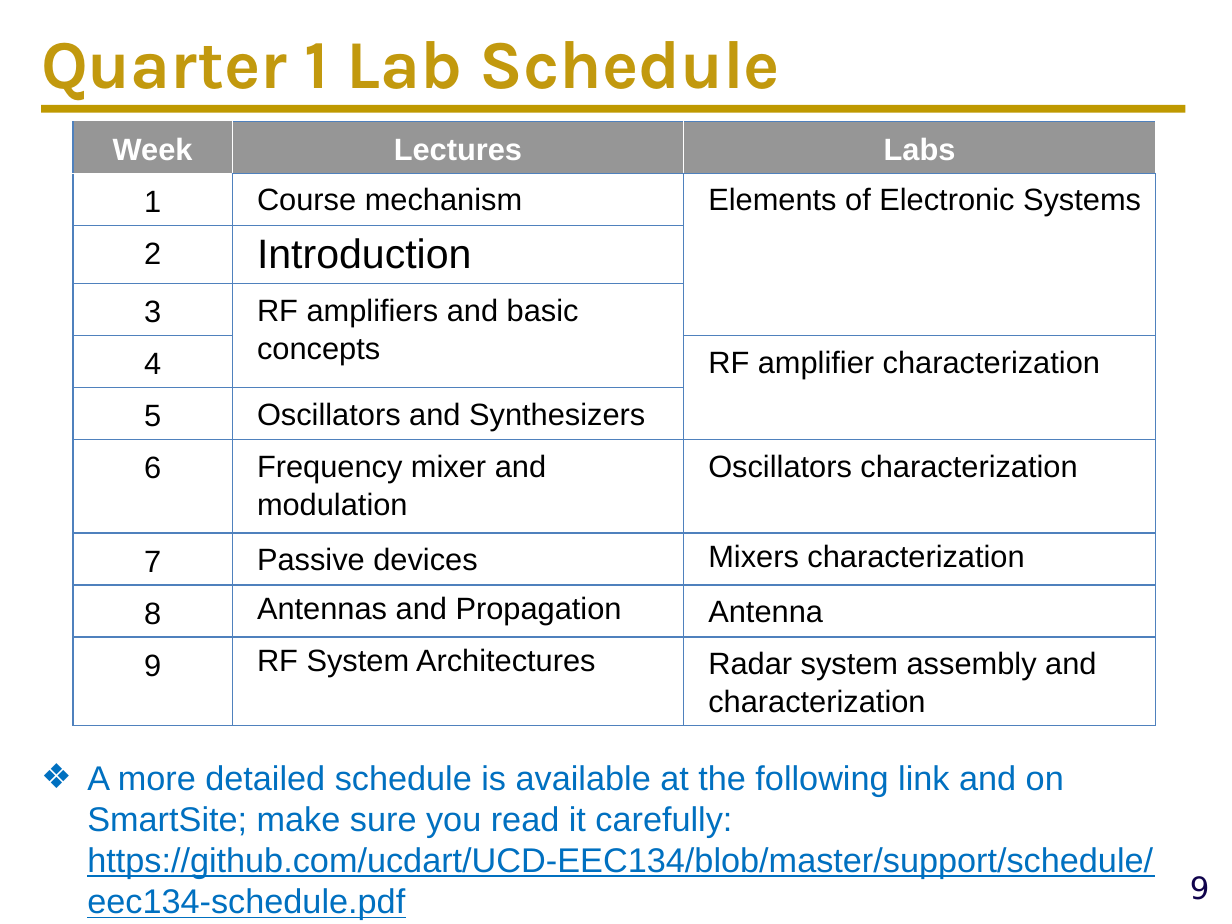
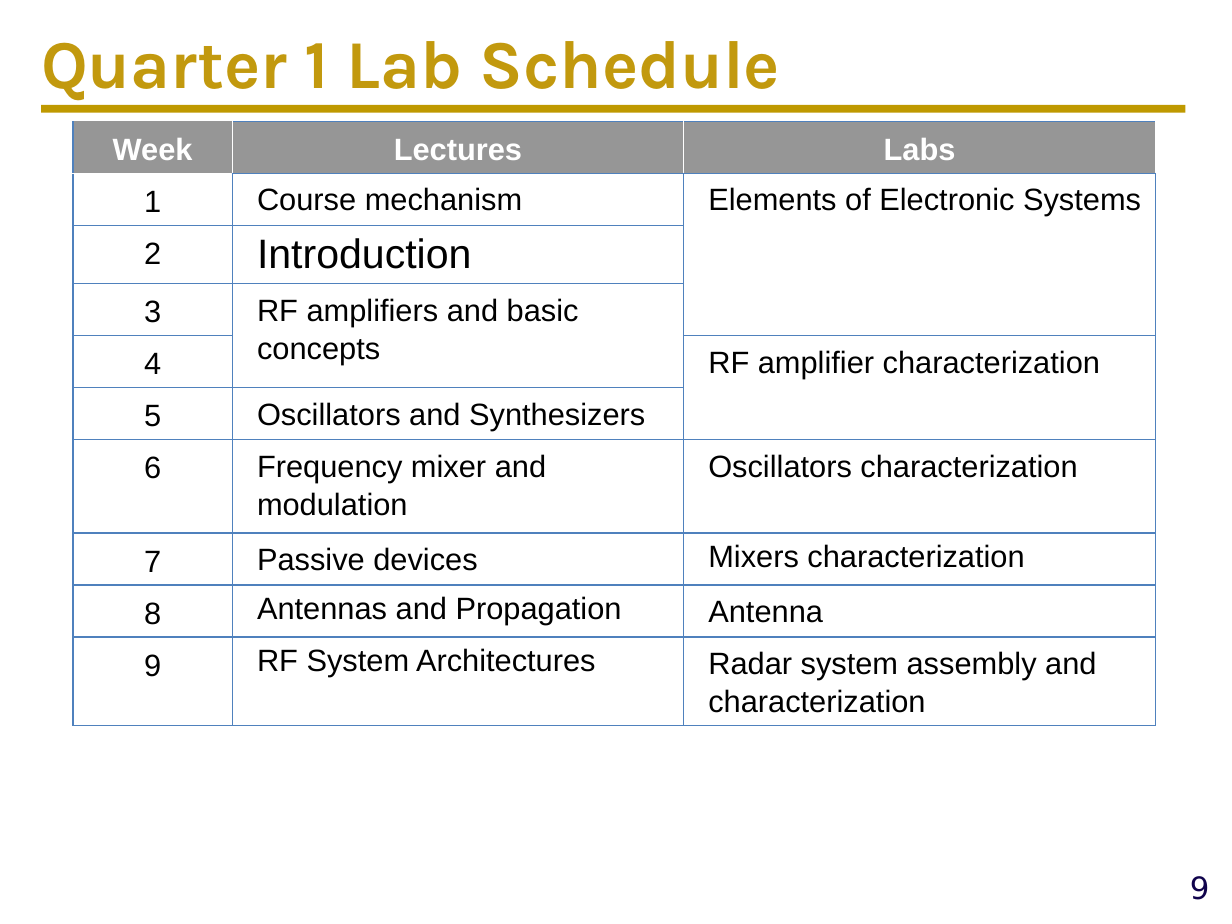
Before and after one commit to ucdart/UCD-EEC134, a slide deck: slide 9 of lectures/lec0/Lec0-CourseMechanisms.pptx. Drawn at 1232x924 pixels with LibreOffice and Linux fonts; fonts in the diff are those of the drawing; background and template pictures are left out. Boxes give left, top, right and bottom in pixels: in the first picture for what was removed or moved away, otherwise in the second. Text is boxed around its words. In the diff, an @@ line names an element or a change of style, - is before the commit and + after.

```diff
--- a/lectures/lec0/Lec0-CourseMechanisms.pptx
+++ b/lectures/lec0/Lec0-CourseMechanisms.pptx
@@ text removed at box(87, 765, 1153, 920) @@
-❖ A more detailed schedule is available at the following link and on SmartSite; make sure you read it carefully: https://github.com/ucdart/UCD-EEC134/blob/master/support/schedule/eec134-schedule.pdf
```
Also in this commit, not shown: 4 other slides changed.
